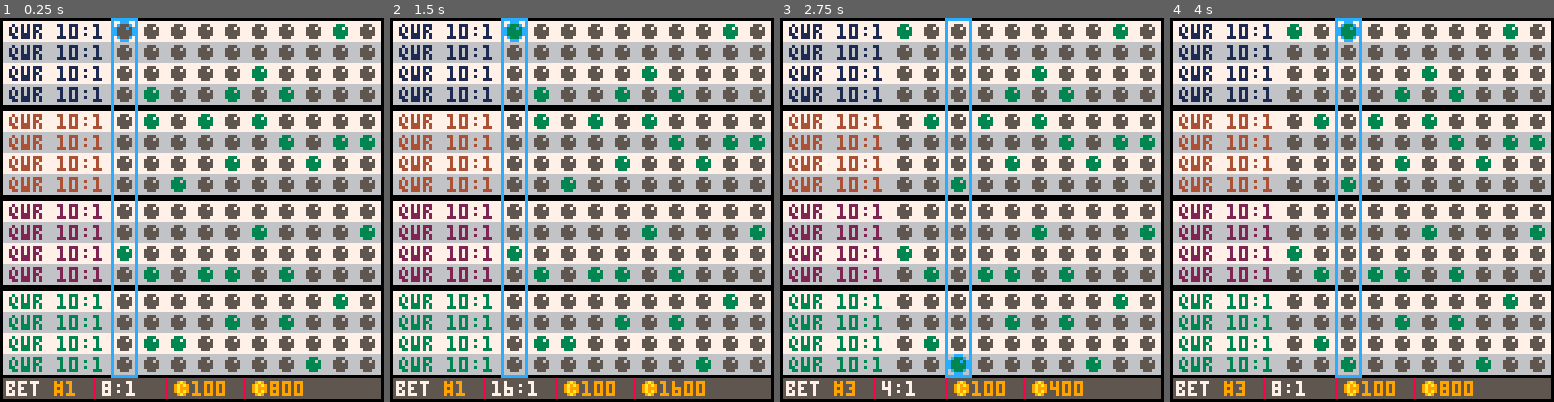
Above: before the commit, frames 1-4 (left to right).
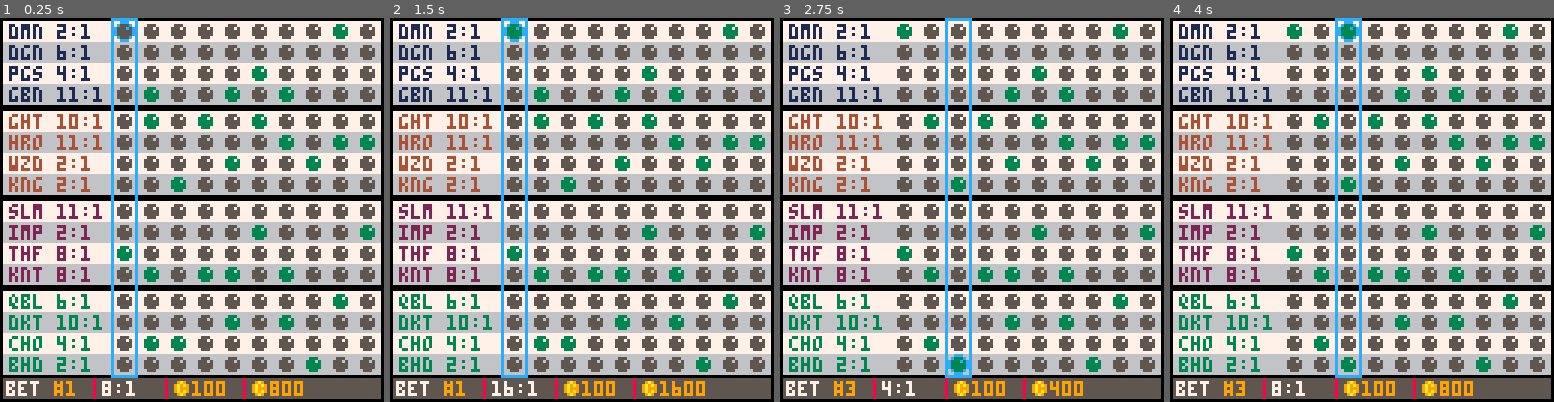
Above: after the commit, the same moments.

Repository: suspicious-smoke/club-bets-pico8
Game: PICO-8 cartridge club-bets.p8
Same seed, same stepped clock (60 frames per second), same inputs: the game is played once before the commit and once after it.
Inputs:
- Up to frame 1 (0.25 s): no input
- Up to frame 2 (1.5 s): tap X (X key) at 0.33, 1.07 s; tap O (Z key) at 0.7 s
- Up to frame 3 (2.75 s): hold Right 1.6-2.1 s; tap O (Z key) at 1.7, 2.1, 2.5 s; tap X (X key) at 1.85 s; hold Up 2.15-2.42 s; hold Right from 2.47 s (still down)
- Up to frame 4 (4 s): tap O (Z key) at 2.9, 3.3, 3.7 s; tap X (X key) at 2.97 s; release Right at 3.03 s; hold Left 3.08-3.58 s; hold Down 3.63-3.97 s

The runs differ from the first frame. In frame 1, 4.1% of the frame differs, in the area x 2-27%, y 1-93%; in frame 2, 4.1%; in frame 3, 4.1%; in frame 4, 4.1%.

Commit message:
added player and player bet to quick bet page

Diff:
--- a/club-bets.p8
+++ b/club-bets.p8
@@ -422,7 +422,8 @@
 		for i_aplyr=1,4 do
 			_py=((i_arena-1)*4+i_aplyr)*7+g_off
 			rrectfill(1,_py-6,126,7,0,6+i_aplyr%2)--row background
-			print("qwr 10:1",3,_py-5,arena_clr[i_arena])
+			local a_plyr=arenas[i_arena][i_aplyr]
+			print(players[a_plyr[1]][2].." "..bet_colon_format(a_plyr[2])..":1",3,_py-5,arena_clr[i_arena])
 			--bet buttons
 			for k=1,10 do
 				bet_clr=5
